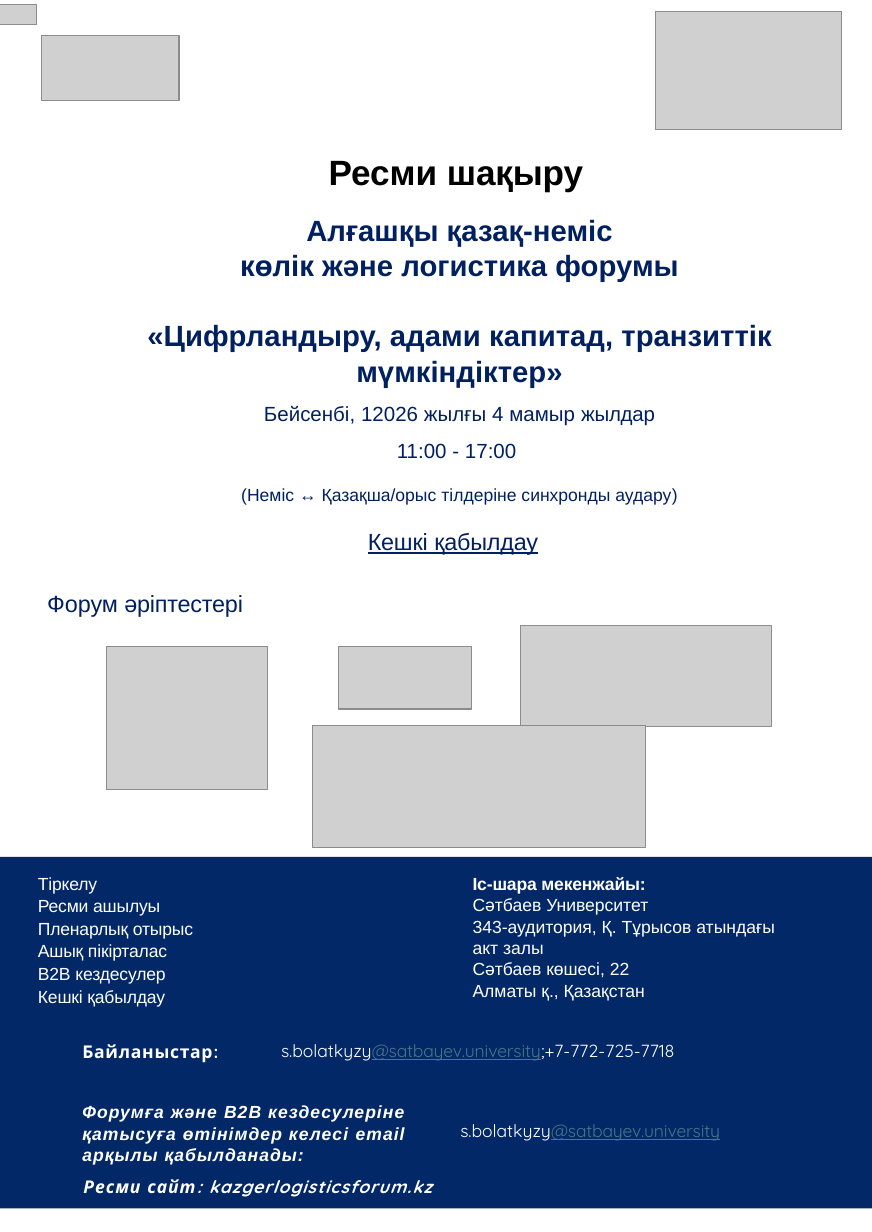
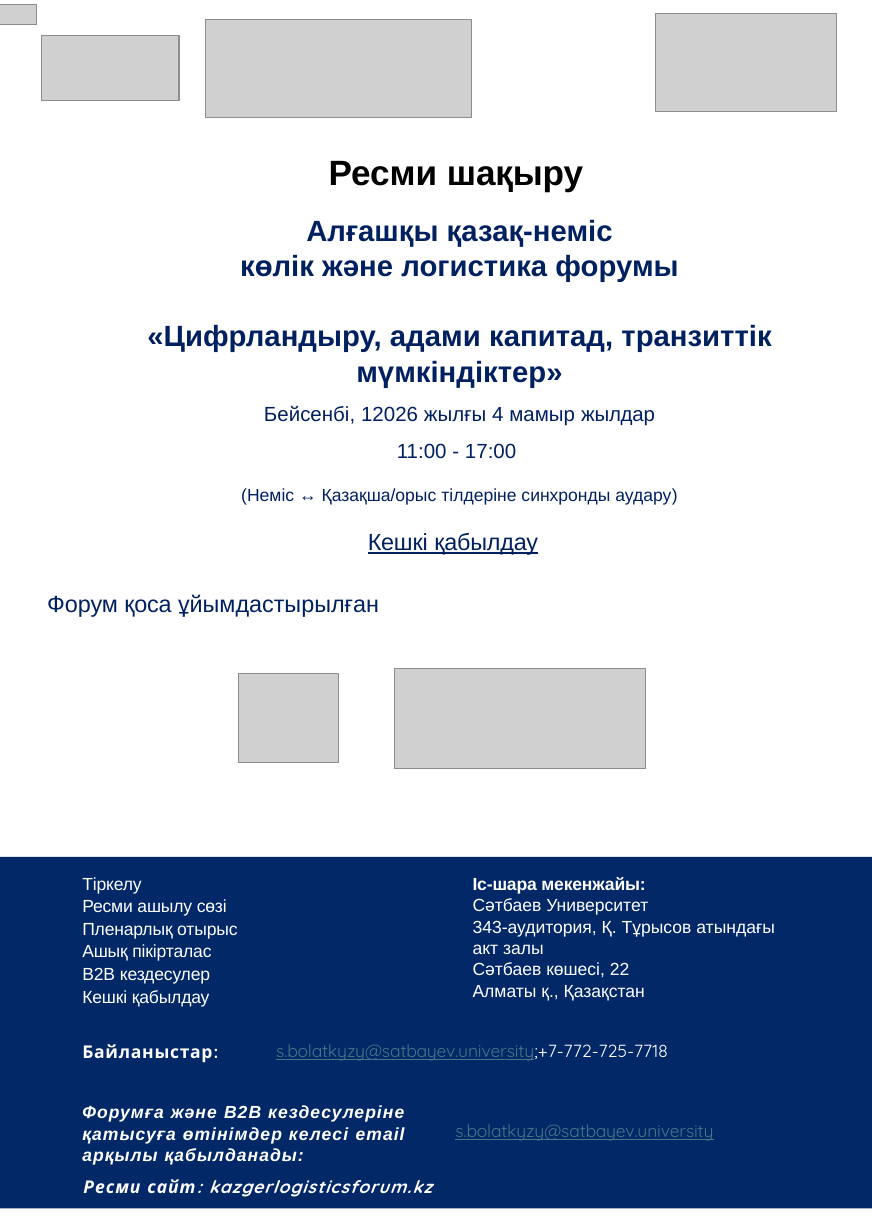
Before and after one commit to zvezdd/KazForum-Logistics, a slide deck: slide 1 of public/program-kz.pptx. Drawn at 872x1232 pixels with LibreOffice and Linux fonts; fonts in the diff are those of the drawing; grey boxes stand for pictures. Boxes give left, top, right and bottom in pixels: in the first picture for what was removed or moved away, otherwise in the second. Text is boxed around its words. In the diff, an @@ line names an element or a change of style, - is before the commit and + after.

```diff
--- a/public/program-kz.pptx
+++ b/public/program-kz.pptx
@@ picture added at [205,20,471,118] @@
@@ picture: place and size @@
-picture at [655,12,840,130]
+picture at [655,14,836,112]
@@ text at [47,594,379,617]: text changed @@
-Форум әріптестері
+Форум қоса ұйымдастырылған
@@ picture removed at [338,647,471,710] @@
@@ picture: place and size @@
-picture at [107,647,267,790]
+picture at [239,674,339,764]
@@ picture: place and size @@
-picture at [520,626,771,726]
+picture at [394,669,645,769]
@@ picture removed at [313,726,647,848] @@
@@ text "Тіркелу": place and size @@
-text "Тіркелу" at [38,877,193,1007]
+text "Тіркелу" at [82,877,237,1007]
@@ text at [82,899,227,916]: text changed @@
-Ресми ашылуы
+Ресми ашылу сөзі
@@ text "s.bolatkyzy@satbayev.university;+7-772-725-7718" at [276,1044,668,1060]: text colour #FFFFFF to #467886, letter spacing 0 to -0.1 pt, underline on in "s.bolatkyzy@satbayev.university;+7-772-725-7718" @@
@@ text "s.bolatkyzy@satbayev.university" at [455,1124,713,1140]: text colour #FFFFFF to #467886, letter spacing 0 to -0.1 pt, underline on in "s.bolatkyzy@satbayev.university" @@
```
Also in this commit, not shown: 2 other slides changed, 3 other files.
